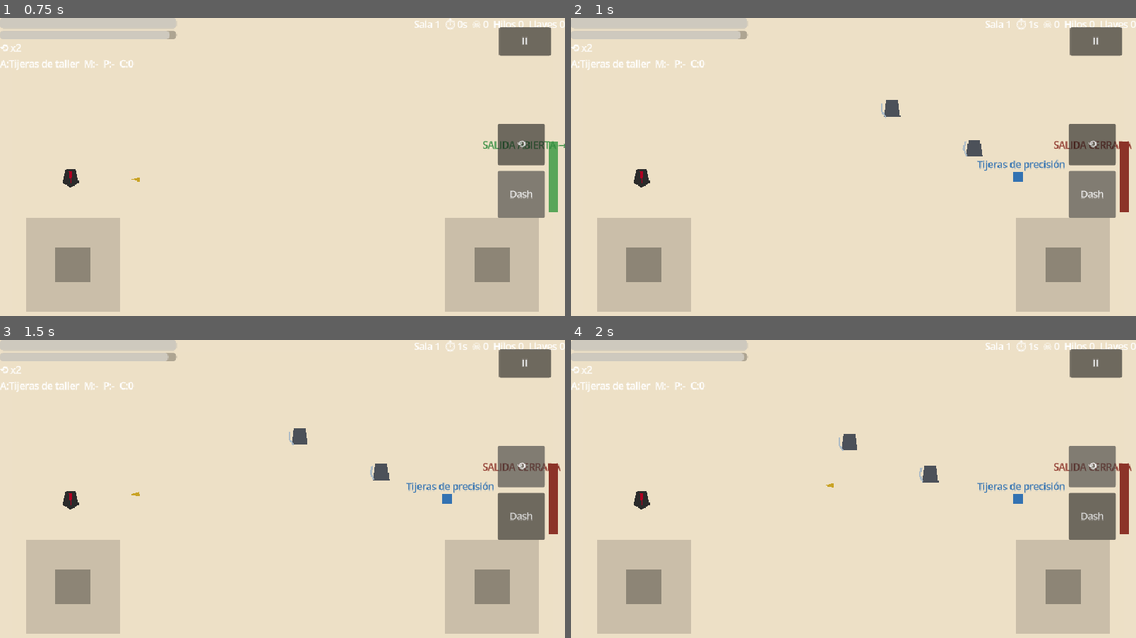
Above: before the commit, frames 1-4 (two rows, left to right).
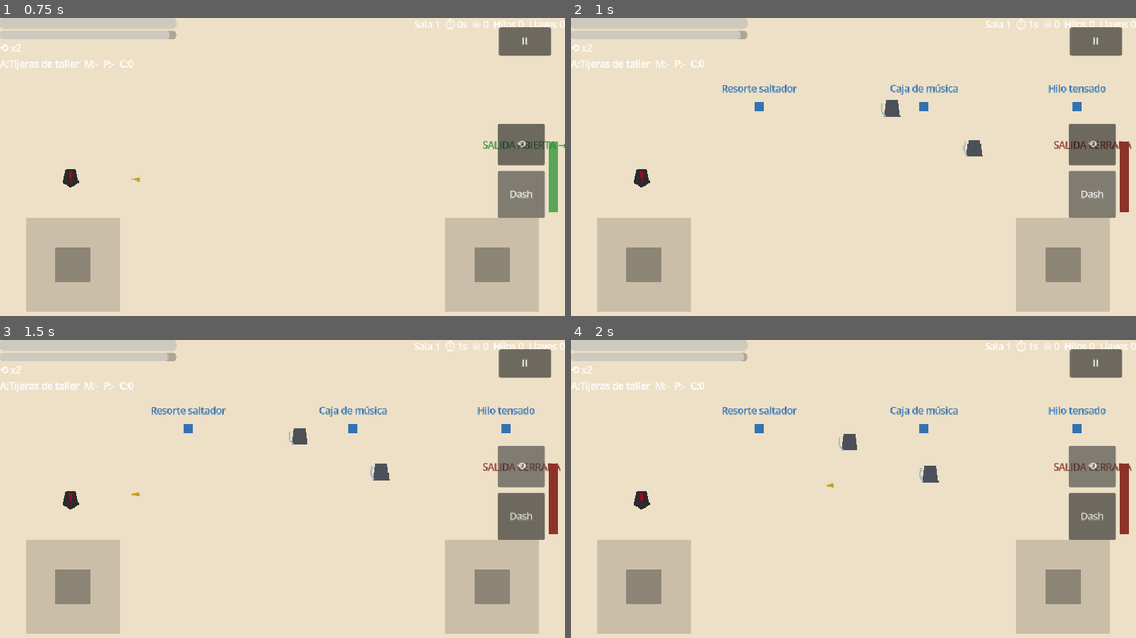
Above: after the commit, the same moments.

Repository: alex0593/Cuerda_y_Tijeras
Game: Godot game, scene res://gameplay/main/game.tscn
The game is run twice, just before and just after one commit, with the same random seed, the same clock (stepped at 60 frames per second) and the same inputs.
Inputs:
- Up to frame 1 (0.75 s): click "Dash" at 0.5 s
- Up to frame 2 (1 s): no input
- Up to frame 3 (1.5 s): click "⟲" at 1.25 s
- Up to frame 4 (2 s): no input

Frame 1 is identical in both runs. In frame 2, 1.0% of the frame differs, in the area x 26-95%, y 22-55%; in frame 3, 1.0%; in frame 4, 1.0%.

Commit message:
H3: generar recompensas con semilla para que todos los objetos sean alcanzables

Diff:
--- a/core/room_generator.gd
+++ b/core/room_generator.gd
@@ -2,9 +2,19 @@
 # Grafo pequeño para vertical slice: inicio -> combate -> tesoro/riesgo -> taller -> jefe.
 extends Node
 
-const GENERATOR_VERSION := 1
+const GENERATOR_VERSION := 2
 
-const VERTICAL_SLICE_FLOW := ["start", "combat", "treasure", "risk", "workshop", "boss"]
+const VERTICAL_SLICE_FLOW := ["start", "combat", "treasure", "risk", "combat", "workshop", "boss"]
+
+# Reparto de objetos: salas que ofrecen objetos y cuántas opciones dejan en el suelo.
+# La jugadora decide cuáles recoger antes de salir por la puerta.
+const REWARD_ROOM_KINDS := ["combat", "treasure", "risk", "workshop"]
+const REWARD_OFFER_COUNT := 3
+# El arma inicial no se ofrece: solo se conserva o se sustituye.
+const NON_REWARD_ITEMS := ["scissors_basic"]
+# Pesos por rareza, para que lo raro sea raro sin desaparecer del vertical slice.
+const RARITY_WEIGHTS := {"común": 60, "especial": 30, "rara": 10}
+const DEFAULT_RARITY_WEIGHT := 10
 
 func generate_run(p_seed: int) -> Dictionary:
 	var rng := RandomNumberGenerator.new()
@@ -22,30 +32,54 @@
 	return {"seed": p_seed, "version": GENERATOR_VERSION, "rooms": rooms}
 
 func _make_room(rng: RandomNumberGenerator, index: int, kind: String) -> Dictionary:
-	var room := {"index": index, "kind": kind, "seed": rng.randi(), "enemies": [], "reward": "", "template": "open"}
+	var room := {"index": index, "kind": kind, "seed": rng.randi(), "enemies": [], "template": "open"}
 	match kind:
 		"start":
 			room["template"] = "safe_entry"
-			room["reward"] = ""
 		"combat":
 			room["template"] = "open" if rng.randf() < 0.5 else "cross"
 			room["enemies"] = _pick_enemies(rng, 2)
-			room["reward"] = "choice_2"
 		"treasure":
 			room["template"] = "open"
-			room["reward"] = "chest"
 		"risk":
 			room["template"] = "pillar"
 			room["enemies"] = _pick_enemies(rng, 3)
-			room["reward"] = "risk_chest"
 		"workshop":
 			room["template"] = "open"
-			room["reward"] = "workshop"
 		"boss":
 			room["template"] = "boss_arena"
 			room["enemies"] = ["caja_cero"]
-			room["reward"] = "boss"
+	# Las salas de recompensa ofrecen objetos reales; el resto, nada.
+	room["offers"] = _pick_item_offers(rng, REWARD_OFFER_COUNT) if kind in REWARD_ROOM_KINDS else []
 	return room
+
+# Selección ponderada por rareza y sin repetir dentro de la misma sala.
+# Devuelve identificadores estables de content/items.json, nunca balances hardcodeados.
+func _pick_item_offers(rng: RandomNumberGenerator, count: int) -> Array:
+	var pool: Array = []
+	for item_id in _item_ids():
+		if item_id in NON_REWARD_ITEMS:
+			continue
+		pool.append(item_id)
+	var offers: Array = []
+	while offers.size() < count and not pool.is_empty():
+		var weights: Array = []
+		var total := 0
+		for item_id in pool:
+			var weight := int(RARITY_WEIGHTS.get(String(_item(item_id).get("rarity", "")), DEFAULT_RARITY_WEIGHT))
+			weights.append(weight)
+			total += weight
+		var roll := rng.randi_range(1, maxi(1, total))
+		var accumulated := 0
+		var chosen_index := pool.size() - 1
+		for i in weights.size():
+			accumulated += int(weights[i])
+			if roll <= accumulated:
+				chosen_index = i
+				break
+		offers.append(String(pool[chosen_index]))
+		pool.remove_at(chosen_index)
+	return offers
 
 func _pick_enemies(rng: RandomNumberGenerator, budget: int) -> Array:
 	var pool := ["tin_soldier", "tin_soldier", "music_box"]
@@ -63,15 +97,35 @@
 		out.append("tin_soldier")
 	return out
 
+# El generador lee el contenido del autoload SynergyDB, pero las herramientas
+# headless (--script) se ejecutan antes de que existan los autoloads, así que
+# permiten inyectar la base de contenido explícitamente.
+var _injected_db: Node = null
+
+func set_content_db(db: Node) -> void:
+	_injected_db = db
+
 func _content_db() -> Node:
+	if is_instance_valid(_injected_db):
+		return _injected_db
 	var loop := Engine.get_main_loop()
 	if loop is SceneTree:
-		return (loop as SceneTree).root.get_node_or_null("SynergyDB")
+		var root := (loop as SceneTree).root
+		if root:
+			return root.get_node_or_null("SynergyDB")
 	return null
 
 func _enemy_cost(enemy_id: String) -> int:
 	var db := _content_db()
 	return db.get_enemy_cost(enemy_id) if db else 1
+
+func _item_ids() -> Array:
+	var db := _content_db()
+	return db.items_data.keys() if db else []
+
+func _item(item_id: String) -> Dictionary:
+	var db := _content_db()
+	return db.get_item(item_id) if db else {}
 
 func enemy_budget(room: Dictionary) -> int:
 	var total := 0
@@ -92,4 +146,20 @@
 		errors.append("combat room exceeds difficulty budget")
 	if room.get("kind") == "risk" and enemy_budget(room) > 3:
 		errors.append("risk room exceeds difficulty budget")
+	# Las ofertas son identificadores estables y no se repiten dentro de la sala.
+	var offers: Array = room.get("offers", [])
+	var kind := String(room.get("kind", ""))
+	if kind in REWARD_ROOM_KINDS and offers.size() != REWARD_OFFER_COUNT:
+		errors.append("reward room %d debe ofrecer %d objetos" % [int(room.get("index", -1)), REWARD_OFFER_COUNT])
+	if offers.size() != _unique_count(offers):
+		errors.append("reward room %d ofrece objetos repetidos" % int(room.get("index", -1)))
+	for item_id in offers:
+		if _item(String(item_id)).is_empty():
+			errors.append("reward room ofrece objeto desconocido %s" % item_id)
 	return errors
+
+func _unique_count(values: Array) -> int:
+	var seen := {}
+	for value in values:
+		seen[value] = true
+	return seen.size()
--- a/gameplay/main/game.gd
+++ b/gameplay/main/game.gd
@@ -45,17 +45,20 @@
 	current_room = room
 	add_child(room)
 	move_child(room, 0)
-	# Recompensa simple de vertical slice: primer cofre da tijeras precisión.
-	if String(data.get("reward", "")) == "chest" or String(data.get("reward", "")) == "choice_2":
-		_drop_reward(Vector2(760, 270), "item:scissors_precision")
-	elif String(data.get("reward", "")) == "risk_chest":
-		_drop_reward(Vector2(760, 200), "item:spring_jumper")
-		_drop_reward(Vector2(760, 340), "item:iron_magnet")
-	elif String(data.get("reward", "")) == "workshop":
-		_drop_reward(Vector2(600, 270), "item:repair_coil")
+	_drop_offers(data.get("offers", []) as Array)
 	# Las salas sin enemigos se completan después de añadir sus recompensas.
 	if (data.get("enemies", []) as Array).is_empty():
 		room.call("_mark_cleared")
+
+# Las ofertas vienen del generador con semilla (doc 05): la jugadora decide
+# cuáles recoger antes de salir por la puerta, así que se dejan todas en el suelo.
+func _drop_offers(offers: Array) -> void:
+	var slots: Array[Vector2] = [
+		Vector2(320, 150), Vector2(600, 150), Vector2(860, 150),
+		Vector2(420, 400), Vector2(700, 400),
+	]
+	for i in mini(offers.size(), slots.size()):
+		_drop_reward(slots[i], "item:%s" % String(offers[i]))
 
 func _drop_reward(pos: Vector2, kind: String) -> void:
 	var pk := preload("res://gameplay/pickups/pickup.tscn").instantiate()
@@ -82,8 +85,11 @@
 	if not is_instance_valid(current_room):
 		return false
 	var kind := String(current_room.kind)
-	var reward := String(current_room.room_data.get("reward", ""))
-	return kind in ["combat", "risk", "boss"] or reward != ""
+	# Las salas de recompensa mantienen la puerta cerrada para dar tiempo a recoger
+	# los objetos que interesen; start deja pasar al terminar.
+	if kind in ["combat", "risk", "boss"]:
+		return true
+	return kind != "start"
 
 func _advance_to_next_room() -> void:
 	if _transitioning:
--- a/gameplay/pickups/pickup.gd
+++ b/gameplay/pickups/pickup.gd
@@ -2,14 +2,17 @@
 extends Area2D
 
 @export var kind := "thread"
+var _flash_time := 0.0
+var _rejected := false
 
 func _ready() -> void:
 	add_to_group("pickup")
 	body_entered.connect(_on_body)
 	var label := Label.new()
+	label.name = "Label"
 	label.text = _display_name()
-	label.position = Vector2(-70, -34)
-	label.size = Vector2(140, 28)
+	label.position = Vector2(-70, -52)
+	label.size = Vector2(140, 46)
 	label.horizontal_alignment = HORIZONTAL_ALIGNMENT_CENTER
 	label.vertical_alignment = VERTICAL_ALIGNMENT_CENTER
 	label.z_index = 2
@@ -32,6 +35,13 @@
 	return Color(0.20, 0.45, 0.70)
 
 func _physics_process(delta: float) -> void:
+	if _flash_time > 0.0:
+		_flash_time -= delta
+		var visual := get_node_or_null("Vis") as Polygon2D
+		if visual:
+			visual.modulate = Color(1.0, 0.55, 0.55) if int(_flash_time * 8.0) % 2 == 0 else Color(1, 1, 1)
+		if _flash_time <= 0.0 and visual:
+			visual.modulate = Color(1, 1, 1)
 	# Imán atrae recursos (doc 05).
 	if "iron_magnet" in GameState.items:
 		var p := get_tree().get_first_node_in_group("player") as Node2D
@@ -45,8 +55,22 @@
 		return
 	var consumed := true
 	if kind.begins_with("item:"):
-		consumed = GameState.add_item(kind.trim_prefix("item:"))
+		var item_id := kind.trim_prefix("item:")
+		consumed = GameState.add_item(item_id)
+		if not consumed:
+			# Sin feedback el objeto parece roto: la jugadora no entiende por qué
+			# no se recoge (doc 05, restricciones deben ser legibles).
+			var permission := GameState.can_add_item(item_id)
+			_reject(String(permission.get("reason", "no se puede llevar")))
 	else:
 		GameState.add_resource(kind)
 	if consumed:
 		queue_free()
+
+func _reject(reason: String) -> void:
+	_flash_time = 0.6
+	var label := get_node_or_null("Label") as Label
+	if label and not _rejected:
+		_rejected = true
+		label.text = "%s\n%s" % [_display_name(), reason]
+		label.add_theme_color_override("font_color", Color(0.85, 0.45, 0.40))
--- a/tests/test_h1_rooms.gd
+++ b/tests/test_h1_rooms.gd
@@ -50,15 +50,18 @@
 	_check(scene.room_index >= 2, "entrar en la salida debe avanzar de sala")
 	_check(is_instance_valid(scene.current_room) and String(scene.current_room.kind) == "treasure", "la siguiente sala debe ser treasure")
 
-	# La sala de tesoro deja un pickup; lo recogemos para verificar la recompensa.
+	# La sala de tesoro deja los objetos que ofrece el generador; Cogemos el primero
+	# y comprobamos que entra en el inventario por identificador de contenido.
 	var treasure = scene.current_room
 	var pickups: Array = treasure.find_children("*", "Area2D", true, false)
-	_check(not pickups.is_empty(), "treasure debe crear un pickup")
+	_check(not pickups.is_empty(), "treasure debe crear pickups de recompensa")
 	if not pickups.is_empty() and player:
+		var offered: Array = treasure.room_data.get("offers", [])
+		_check(offered.size() == 3, "treasure debe ofrecer 3 objetos")
 		player.global_position = (pickups[0] as Node2D).global_position
 		await physics_frame
 		await physics_frame
-		_check("scissors_precision" in state.items, "el jugador debe recoger tijeras de precisión")
+		_check(not offered.is_empty() and String(offered[0]) in state.items, "el jugador debe recoger el objeto ofrecido")
 
 	# Escudo: frontal reduce el daño y trasero lo rompe.
 	var soldier = load("res://gameplay/enemies/tin_soldier.tscn").instantiate()
--- /dev/null
+++ b/tests/test_h3_rewards.gd
@@ -0,0 +1,88 @@
+extends SceneTree
+
+# H3: reparto de recompensas. Ningún objeto puede quedar inalcanzable.
+var failures: Array[String] = []
+
+func _init() -> void:
+	call_deferred("_run")
+
+func _check(condition: bool, message: String) -> void:
+	if not condition:
+		failures.append(message)
+
+func _run() -> void:
+	var state: Node = root.get_node_or_null("GameState")
+	var db: Node = root.get_node_or_null("SynergyDB")
+	var generator: Node = root.get_node_or_null("RoomGenerator")
+	_check(state != null, "GameState autoload no está disponible")
+	_check(db != null, "SynergyDB autoload no está disponible")
+	_check(generator != null, "RoomGenerator autoload no está disponible")
+	if state == null or db == null or generator == null:
+		quit(1)
+		return
+
+	# 1. Cada sala de recompensa ofrece 3 objetos distintos y válidos.
+	for run_seed in [1, 99, 2026, 777777]:
+		var run: Dictionary = generator.generate_run(run_seed)
+		var reward_rooms := 0
+		for room in run["rooms"]:
+			for error in generator.validate_room(room):
+				failures.append("semilla %d: %s" % [run_seed, error])
+			var offers: Array = room.get("offers", [])
+			if not offers.is_empty():
+				reward_rooms += 1
+			# El arma inicial nunca debe ofrecerse como recompensa.
+			_check(not ("scissors_basic" in offers), "no se debe ofrecer el arma inicial")
+		_check(reward_rooms >= 4, "una partida debe tener al menos 4 salas con objetos")
+
+	# 2. Cobertura: con suficientes semillas, todos los objetos deben salir alguna vez.
+	var reachable := {}
+	var item_ids: Array = db.items_data.keys()
+	for run_seed in range(1, 61):
+		var run: Dictionary = generator.generate_run(run_seed * 7717)
+		for room in run["rooms"]:
+			for item_id in room.get("offers", []):
+				reachable[String(item_id)] = true
+	for item_id in item_ids:
+		if item_id == "scissors_basic":
+			continue
+		_check(reachable.has(item_id), "objeto inalcanzable en 60 semillas: %s" % item_id)
+
+	# 3. Determinismo: la misma semilla ofrece los mismos objetos.
+	var a: Dictionary = generator.generate_run(4242)
+	var b: Dictionary = generator.generate_run(4242)
+	_check(a == b, "la misma semilla debe ofrecer los mismos objetos")
+
+	# 4. Las sinergias de dos objetos reales deben ser alcanzables con el pool.
+	var synergy_ids: Array = db.synergies_data.keys()
+	for synergy_id in synergy_ids:
+		var needs: Array = db.synergies_data[synergy_id].get("needs", [])
+		var pair_offerable := true
+		for required in needs:
+			if String(required) == "shadow":
+				pair_offerable = false
+		_check(pair_offerable or String(needs[0]) == "shadow" or String(needs[1]) == "shadow",
+			"sinergia %s debe usar objetos reales o la entidad shadow" % synergy_id)
+		if not pair_offerable:
+			continue
+		# Los dos componentes deben poder aparecer en partidas distintas del pool.
+		for required in needs:
+			_check(String(required) in reachable or String(required) == "scissors_basic",
+				"componente de sinergía inalcanzable: %s" % required)
+
+	# 5. La jugadora puede recoger varios objetos de la misma sala.
+	state.start_run(31337)
+	_check(state.add_item("spring_jumper"), "debe admitir un mecanismo")
+	_check(state.add_item("iron_magnet"), "debe admitir un segundo mecanismo (D-002)")
+	_check(state.add_item("music_box"), "debe admitir un amuleto")
+	_check(state.add_item("taut_thread"), "debe admitir un segundo amuleto (D-002)")
+	_check(state.items.size() >= 5, "el inventario debe admitir 5 objetos activos")
+	state.end_run(false)
+
+	if failures.is_empty():
+		print("H3_OK: recompensas por semilla, cobertura total y elección de objetos")
+		quit(0)
+	else:
+		for failure in failures:
+			push_error(failure)
+		quit(1)
--- a/tools/validate_content.gd
+++ b/tools/validate_content.gd
@@ -6,12 +6,14 @@
 	var syn = load("res://core/synergy_db.gd").new()
 	syn.reload()
 	var gen = load("res://core/room_generator.gd").new()
+	# En headless los autoloads no existen todavía: se inyecta la base de contenido.
+	gen.set_content_db(syn)
 	for e in syn.validate_content():
 		push_error(e)
 		err += 1
 	var run: Dictionary = gen.generate_run(12345)
-	if (run["rooms"] as Array).size() != 6:
-		push_error("flow debe tener 6 salas")
+	if (run["rooms"] as Array).size() != 7:
+		push_error("flow debe tener 7 salas")
 		err += 1
 	for r in run["rooms"]:
 		for e in gen.validate_room(r):
Not shown, added: tests/test_h3_rewards.gd.uid
Not shown, changed: ROADMAP.md
Not shown, added: plantillas/bitacora-h3-2026-09-25.md
